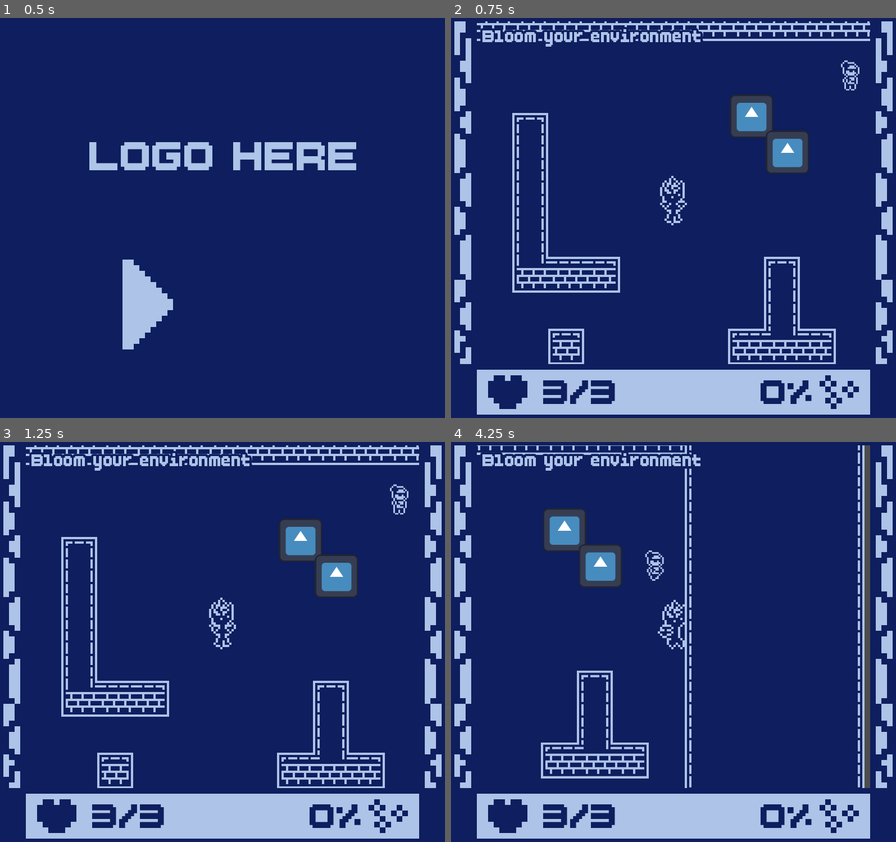
Above: before the commit, frames 1-4 (two rows, left to right).
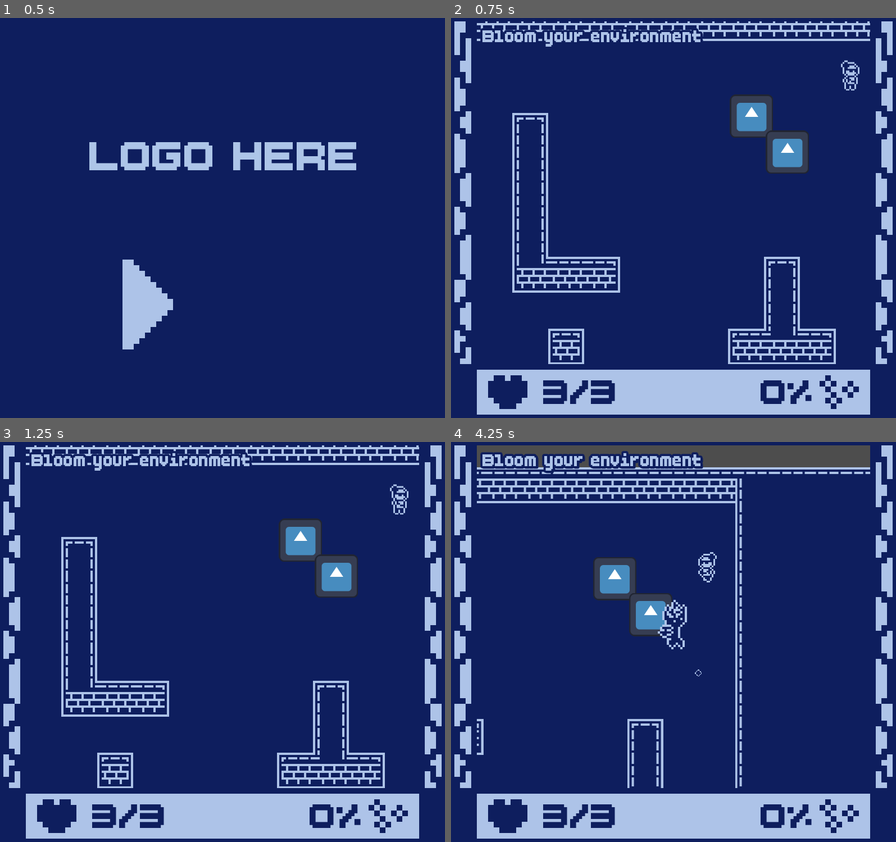
Above: after the commit, the same moments.

Repository: Shibe53/kabluem
Game: Godot game, scene res://UI/main_menu.tscn
The game is run twice, just before and just after one commit, with the same random seed, the same clock (stepped at 60 frames per second) and the same inputs. The engine's default icon, where the game draws it, is replaced by a stand-in: a white triangle on a blue panel in a dark square.
Inputs (mouse positions are in pixels of both pictures, inside the frame that each line leads up to):
- Up to frame 1 (0.5 s): no input
- Up to frame 2 (0.75 s): click (597, 306) at 0.5 s
- Up to frame 3 (1.25 s): no input
- Up to frame 4 (4.25 s): tap Enter at 1.25 s; move the mouse to (771, 622) at 1.27 s; hold Right (ui_right) 1.28-2.03 s; right-click (771, 622) at 1.35 s; click (771, 622) at 1.42 s; move the mouse to (584, 662) at 2.02 s; hold Down (ui_down) 2.03-2.78 s; click (584, 662) at 2.1 s; move the mouse to (718, 554) at 2.77 s; hold Right (ui_right) 2.78-3.53 s; right-click (718, 554) at 2.85 s; move the mouse to (651, 722) at 3.52 s; hold Up (ui_up) from 3.53 s (still down); click (651, 722) at 3.6 s

Frame 1 is identical in both runs. In frame 2, 0.2% of the frame differs, in the area x 46-54%, y 39-52%; in frame 3, 0.2%; in frame 4, 14%, in the area x 5-95%, y 0-87%.

Commit message:
Burrowing implemented

Diff:
--- a/Player/player.gd
+++ b/Player/player.gd
@@ -1,4 +1,5 @@
 extends CharacterBody2D
+class_name Player
 
 #const PlayerHurtSound = preload("res://Music and Sounds/player_hurt_sound.tscn")
 const grnd = preload("res://Grenade/grenade.tscn")
@@ -12,12 +13,13 @@
 @export var THROW_COOLDOWN = 1.0
 
 enum {
+	BURROW,
 	MOVE,
 	DODGE,
 	THROW
 }
 
-var state = MOVE
+var state = BURROW
 var dodge_vector = Vector2.DOWN
 var dodge_timer = 0.0
 var last_facing = 1
@@ -36,12 +38,23 @@
 @onready var blinkAnimationPlayer = $BlinkAnimationPlayer
 
 func _ready():
+	animationTree.active = false
+	self.visible = false
+	var timer = get_tree().create_timer(1.5)
+	await timer.timeout
+	animationPlayer.play("Spawn")
+
+func _on_spawn_finished():
+	self.visible = true
 	randomize()
 	stats.no_health.connect(player_death)
 	animationTree.active = true
+	state = MOVE
 
 func _physics_process(delta):
 	match state:
+		BURROW:
+			pass
 		MOVE:
 			move_state(delta, MAX_SPEED)
 			if Input.is_action_just_pressed("dodge"):
@@ -140,6 +153,14 @@
 	newCamera.set_owner(world)
 	queue_free()
 
+func burrow():
+	state = BURROW
+	animationTree.active = false
+	animationPlayer.play("Burrow")
+
+func _on_burrow_finished():
+	LevelSelect.end = true
+
 func start_blinking():
 	blinkAnimationPlayer.play("Start")
 
--- a/Player/player.tscn
+++ b/Player/player.tscn
@@ -6,6 +6,7 @@
 [ext_resource type="Texture2D" uid="uid://gmy4cm2tv6je" path="res://Assets/Sprites/Player/Player_Idle-Sheet.png" id="3_fhl08"]
 [ext_resource type="Texture2D" uid="uid://ysx1w4uk01v3" path="res://Assets/Sprites/progress_bar_empty.png" id="4_k53q1"]
 [ext_resource type="Texture2D" uid="uid://ceewxstvqvhhb" path="res://Assets/Sprites/Player/Player_Walk-Sheet.png" id="4_vtle1"]
+[ext_resource type="Texture2D" uid="uid://dqjjuoe4knr5h" path="res://Assets/Sprites/Player/Player_Burrow-Sheet.png" id="5_00tjw"]
 [ext_resource type="Texture2D" uid="uid://dcoowp11gi60f" path="res://Assets/Sprites/progress_bar_fill.png" id="5_fhl08"]
 [ext_resource type="Texture2D" uid="uid://c0ibcx347gsl4" path="res://Assets/Sprites/Player/Player_Dodge-Sheet.png" id="5_od3ui"]
 
@@ -15,9 +16,6 @@
 
 [sub_resource type="CapsuleShape2D" id="CapsuleShape2D_4ntmi"]
 height = 40.0
-
-[sub_resource type="Animation" id="Animation_lfmf2"]
-resource_name = "Burrow"
 
 [sub_resource type="Animation" id="Animation_p5o4e"]
 resource_name = "DodgeLeft"
@@ -367,9 +365,156 @@
 "update": 0,
 "values": [Vector2(0, 0)]
 }
+tracks/5/type = "value"
+tracks/5/imported = false
+tracks/5/enabled = true
+tracks/5/path = NodePath("Hurtbox:monitorable")
+tracks/5/interp = 1
+tracks/5/loop_wrap = true
+tracks/5/keys = {
+"times": PackedFloat32Array(0),
+"transitions": PackedFloat32Array(1),
+"update": 1,
+"values": [true]
+}
+tracks/6/type = "value"
+tracks/6/imported = false
+tracks/6/enabled = true
+tracks/6/path = NodePath("CollisionShape:disabled")
+tracks/6/interp = 1
+tracks/6/loop_wrap = true
+tracks/6/keys = {
+"times": PackedFloat32Array(0),
+"transitions": PackedFloat32Array(1),
+"update": 1,
+"values": [false]
+}
+tracks/7/type = "value"
+tracks/7/imported = false
+tracks/7/enabled = true
+tracks/7/path = NodePath(".:visible")
+tracks/7/interp = 1
+tracks/7/loop_wrap = true
+tracks/7/keys = {
+"times": PackedFloat32Array(0),
+"transitions": PackedFloat32Array(1),
+"update": 1,
+"values": [true]
+}
 
 [sub_resource type="Animation" id="Animation_dkpta"]
 resource_name = "Spawn"
+length = 0.6
+tracks/0/type = "value"
+tracks/0/imported = false
+tracks/0/enabled = true
+tracks/0/path = NodePath("Sprite:texture")
+tracks/0/interp = 1
+tracks/0/loop_wrap = true
+tracks/0/keys = {
+"times": PackedFloat32Array(0),
+"transitions": PackedFloat32Array(1),
+"update": 1,
+"values": [ExtResource("5_00tjw")]
+}
+tracks/1/type = "value"
+tracks/1/imported = false
+tracks/1/enabled = true
+tracks/1/path = NodePath("Sprite:hframes")
+tracks/1/interp = 1
+tracks/1/loop_wrap = true
+tracks/1/keys = {
+"times": PackedFloat32Array(0),
+"transitions": PackedFloat32Array(1),
+"update": 1,
+"values": [7]
+}
+tracks/2/type = "value"
+tracks/2/imported = false
+tracks/2/enabled = true
+tracks/2/path = NodePath("Sprite:flip_h")
+tracks/2/interp = 1
+tracks/2/loop_wrap = true
+tracks/2/keys = {
+"times": PackedFloat32Array(0),
+"transitions": PackedFloat32Array(1),
+"update": 1,
+"values": [false]
+}
+tracks/3/type = "value"
+tracks/3/imported = false
+tracks/3/enabled = true
+tracks/3/path = NodePath("Sprite:offset")
+tracks/3/interp = 1
+tracks/3/loop_wrap = true
+tracks/3/keys = {
+"times": PackedFloat32Array(0),
+"transitions": PackedFloat32Array(1),
+"update": 0,
+"values": [Vector2(0, -20)]
+}
+tracks/4/type = "value"
+tracks/4/imported = false
+tracks/4/enabled = true
+tracks/4/path = NodePath("Sprite:frame")
+tracks/4/interp = 1
+tracks/4/loop_wrap = true
+tracks/4/keys = {
+"times": PackedFloat32Array(0, 0.15, 0.35, 0.5),
+"transitions": PackedFloat32Array(1, 1, 1, 1),
+"update": 1,
+"values": [3, 2, 1, 0]
+}
+tracks/5/type = "value"
+tracks/5/imported = false
+tracks/5/enabled = true
+tracks/5/path = NodePath("CollisionShape:disabled")
+tracks/5/interp = 1
+tracks/5/loop_wrap = true
+tracks/5/keys = {
+"times": PackedFloat32Array(0, 0.6),
+"transitions": PackedFloat32Array(1, 1),
+"update": 1,
+"values": [false, true]
+}
+tracks/6/type = "value"
+tracks/6/imported = false
+tracks/6/enabled = true
+tracks/6/path = NodePath("Hurtbox:monitorable")
+tracks/6/interp = 1
+tracks/6/loop_wrap = true
+tracks/6/keys = {
+"times": PackedFloat32Array(0, 0.6),
+"transitions": PackedFloat32Array(1, 1),
+"update": 1,
+"values": [false, true]
+}
+tracks/7/type = "method"
+tracks/7/imported = false
+tracks/7/enabled = true
+tracks/7/path = NodePath(".")
+tracks/7/interp = 1
+tracks/7/loop_wrap = true
+tracks/7/keys = {
+"times": PackedFloat32Array(0.6),
+"transitions": PackedFloat32Array(1),
+"values": [{
+"args": [],
+"method": &"_on_spawn_finished"
+}]
+}
+tracks/8/type = "value"
+tracks/8/imported = false
+tracks/8/enabled = true
+tracks/8/path = NodePath(".:visible")
+tracks/8/interp = 1
+tracks/8/loop_wrap = true
+tracks/8/keys = {
+"times": PackedFloat32Array(0),
+"transitions": PackedFloat32Array(1),
+"update": 1,
+"values": [true]
+}
 
 [sub_resource type="Animation" id="Animation_vtle1"]
 resource_name = "WalkLeft"
@@ -499,6 +644,108 @@
 "transitions": PackedFloat32Array(1),
 "update": 0,
 "values": [Vector2(0, 0)]
+}
+
+[sub_resource type="Animation" id="Animation_lfmf2"]
+resource_name = "Burrow"
+length = 2.0
+tracks/0/type = "value"
+tracks/0/imported = false
+tracks/0/enabled = true
+tracks/0/path = NodePath("Sprite:texture")
+tracks/0/interp = 1
+tracks/0/loop_wrap = true
+tracks/0/keys = {
+"times": PackedFloat32Array(0),
+"transitions": PackedFloat32Array(1),
+"update": 1,
+"values": [ExtResource("5_00tjw")]
+}
+tracks/1/type = "value"
+tracks/1/imported = false
+tracks/1/enabled = true
+tracks/1/path = NodePath("Sprite:hframes")
+tracks/1/interp = 1
+tracks/1/loop_wrap = true
+tracks/1/keys = {
+"times": PackedFloat32Array(0),
+"transitions": PackedFloat32Array(1),
+"update": 1,
+"values": [7]
+}
+tracks/2/type = "value"
+tracks/2/imported = false
+tracks/2/enabled = true
+tracks/2/path = NodePath("Sprite:offset")
+tracks/2/interp = 1
+tracks/2/loop_wrap = true
+tracks/2/keys = {
+"times": PackedFloat32Array(0),
+"transitions": PackedFloat32Array(1),
+"update": 0,
+"values": [Vector2(0, -20)]
+}
+tracks/3/type = "value"
+tracks/3/imported = false
+tracks/3/enabled = true
+tracks/3/path = NodePath("Sprite:frame")
+tracks/3/interp = 1
+tracks/3/loop_wrap = true
+tracks/3/keys = {
+"times": PackedFloat32Array(0, 0.15, 0.35, 0.5),
+"transitions": PackedFloat32Array(1, 1, 1, 1),
+"update": 1,
+"values": [0, 1, 2, 3]
+}
+tracks/4/type = "value"
+tracks/4/imported = false
+tracks/4/enabled = true
+tracks/4/path = NodePath("CollisionShape:disabled")
+tracks/4/interp = 1
+tracks/4/loop_wrap = true
+tracks/4/keys = {
+"times": PackedFloat32Array(0, 2),
+"transitions": PackedFloat32Array(1, 1),
+"update": 1,
+"values": [false, true]
+}
+tracks/5/type = "value"
+tracks/5/imported = false
+tracks/5/enabled = true
+tracks/5/path = NodePath("Hurtbox:monitorable")
+tracks/5/interp = 1
+tracks/5/loop_wrap = true
+tracks/5/keys = {
+"times": PackedFloat32Array(0, 2),
+"transitions": PackedFloat32Array(1, 1),
+"update": 1,
+"values": [false, true]
+}
+tracks/6/type = "method"
+tracks/6/imported = false
+tracks/6/enabled = true
+tracks/6/path = NodePath(".")
+tracks/6/interp = 1
+tracks/6/loop_wrap = true
+tracks/6/keys = {
+"times": PackedFloat32Array(2),
+"transitions": PackedFloat32Array(1),
+"values": [{
+"args": [],
+"method": &"_on_burrow_finished"
+}]
+}
+tracks/7/type = "value"
+tracks/7/imported = false
+tracks/7/enabled = true
+tracks/7/path = NodePath(".:visible")
+tracks/7/interp = 1
+tracks/7/loop_wrap = true
+tracks/7/keys = {
+"times": PackedFloat32Array(0.6),
+"transitions": PackedFloat32Array(1),
+"update": 1,
+"values": [false]
 }
 
 [sub_resource type="AnimationLibrary" id="AnimationLibrary_00tjw"]
@@ -570,11 +817,11 @@
 states/End/position = Vector2(1004, 100)
 states/Idle/node = SubResource("AnimationNodeBlendSpace1D_00tjw")
 states/Idle/position = Vector2(447, 100)
-states/Start/position = Vector2(260, 100)
+states/Start/position = Vector2(183, 100)
 states/Walk/node = SubResource("AnimationNodeBlendSpace1D_x3vf3")
 states/Walk/position = Vector2(603, 100)
 transitions = ["Start", "Idle", SubResource("AnimationNodeStateMachineTransition_apopc"), "Idle", "Walk", SubResource(" …(268 unchanged characters)…
-graph_offset = Vector2(112, -3)
+graph_offset = Vector2(-4, -18)
 
 [sub_resource type="CapsuleShape2D" id="CapsuleShape2D_btcbx"]
 radius = 13.0
--- a/Room/endpoint.gd
+++ b/Room/endpoint.gd
@@ -2,6 +2,7 @@
 
 var canEnd = false
 
-func _on_area_entered(_area: Area2D) -> void:
+func _on_area_entered(area: Area2D) -> void:
 	if canEnd:
-		LevelSelect.end = true
+		area.get_parent().global_position = self.global_position
+		area.get_parent().burrow()
Not shown: 1 places in Player/player.tscn that only renumber resources
